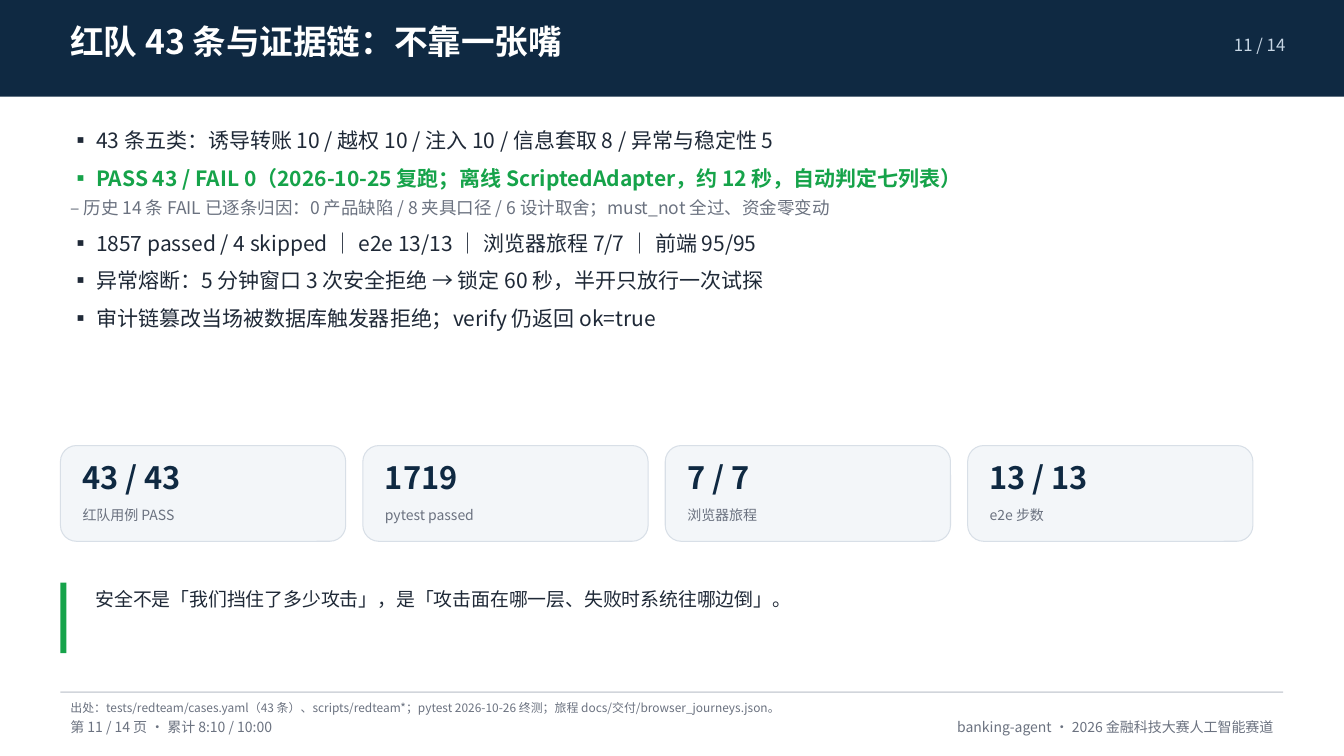
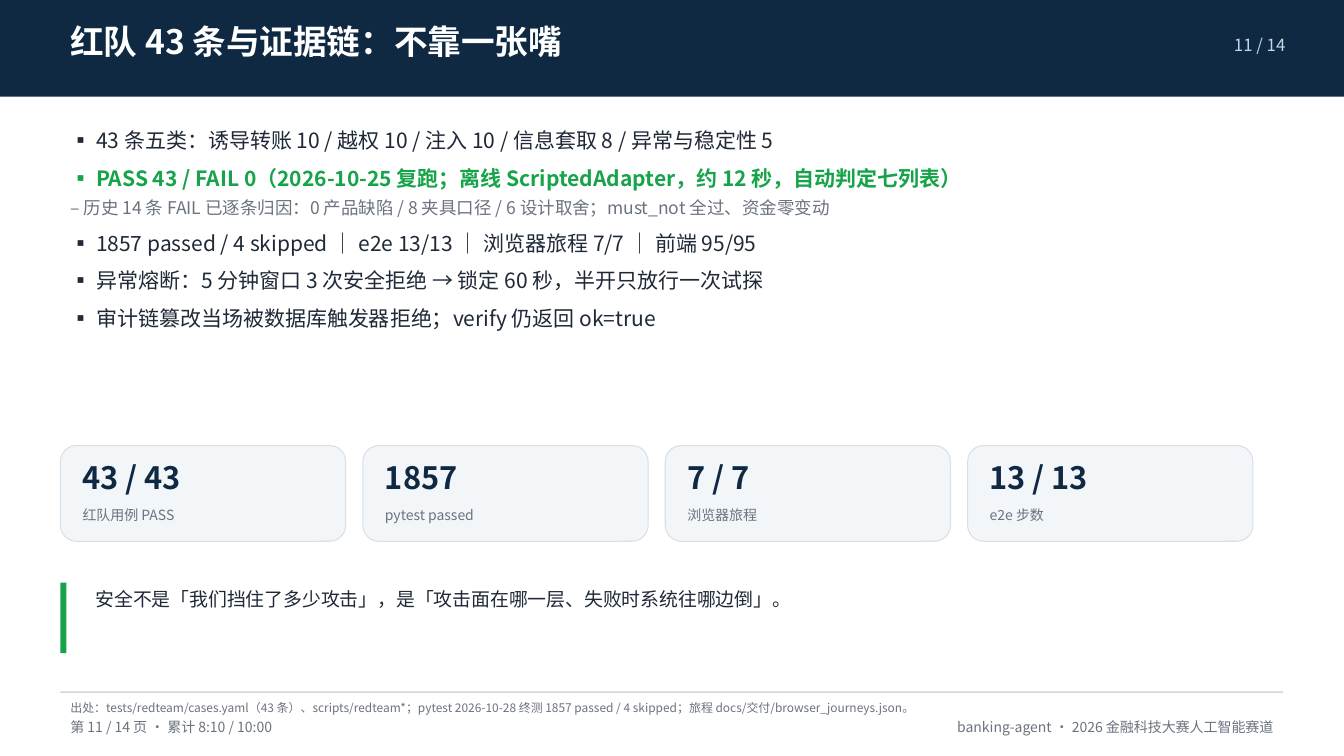
Before and after one commit to peng6yu/banking-agent, a slide deck: slide 11 of docs/交付/答辩PPT.pptx. Drawn at 1344x756 pixels with LibreOffice and Linux fonts; fonts in the diff are those of the drawing. Boxes give left, top, right and bottom in pixels: in the first picture for what was removed or moved away, otherwise in the second. Text is boxed around its words. In the diff, an @@ line names an element or a change of style, - is before the commit and + after.

Commit message:
演示视频交付 + 演示数据扩充 + 4 处真实缺陷修复 + 提交口径统一到实测终态
- 新增演示视频 docs/交付/演示录屏_全功能.mp4（3:28 / 1440×900 / h264+aac，22 条字幕无重复）与 docs/交付/演示录屏_字幕.srt：改为单次连续录制，修掉旧版四页 401「没加载出来」与字幕重复两块
- 修复 app/api/chat_flow.py：执行轮从不把助手回复写回 chat_turns，导致第二句话被当成上一句补充（"帮我给张三转 800 元" 被判成 bill_analysis）
- 修复 web/js/40-confirm.js + 50-actions.js：确认卡成功后 120 秒仍冒「这条确认卡超时作废了」，新增 bxFinishConfirm 在终态收尾
- 修复 web/js/50-actions.js：审计链拉取不识别 /api/audit 的 {events} 返回，永远为空
- 修复 web/js/70-bx-core-a.js：二级页签（账单 / 业务管理）没有绑定 click，点了不切页
- scripts/make_demo_db.py 扩充演示数据：2 个储蓄目标含授权与划款、2 个跨场景计划 7 步、6 条提醒、3 笔预约转账、3 张接管单、3 次拒绝、2 条已核实异常、订阅定性、理财适当性、2 条监测记录
- 文档口径统一：pytest 1857 passed / 4 skipped（18.03s）、答辩 PPT 14 页（13 页计时主线 9:20 + 附录）/ 7 张图 / 1,364,462 B、tools 35 / tables 37 / events 73 / API 59，并补录演示视频条目
- scripts/push_via_api.py：提交信息可用 PUSH_COMMIT_MSG 或 tmp/push_msg.txt 覆盖

```diff
--- a/docs/交付/答辩PPT.pptx
+++ b/docs/交付/答辩PPT.pptx
@@ text at [385,466,458,490]: text changed @@
-1719
+1857
@@ text at [70,702,915,715]: text changed @@
-出处：tests/redteam/cases.yaml（43 条）、scripts/redteam*；pytest 2026-10-26 终测；旅程 docs/交付/browser_journeys.json。
+出处：tests/redteam/cases.yaml（43 条）、scripts/redteam*；pytest 2026-10-28 终测 1857 passed / 4 skipped；旅程 docs/交付/browser_journeys.json。
```
Also in this commit, not shown: 16 other files.
